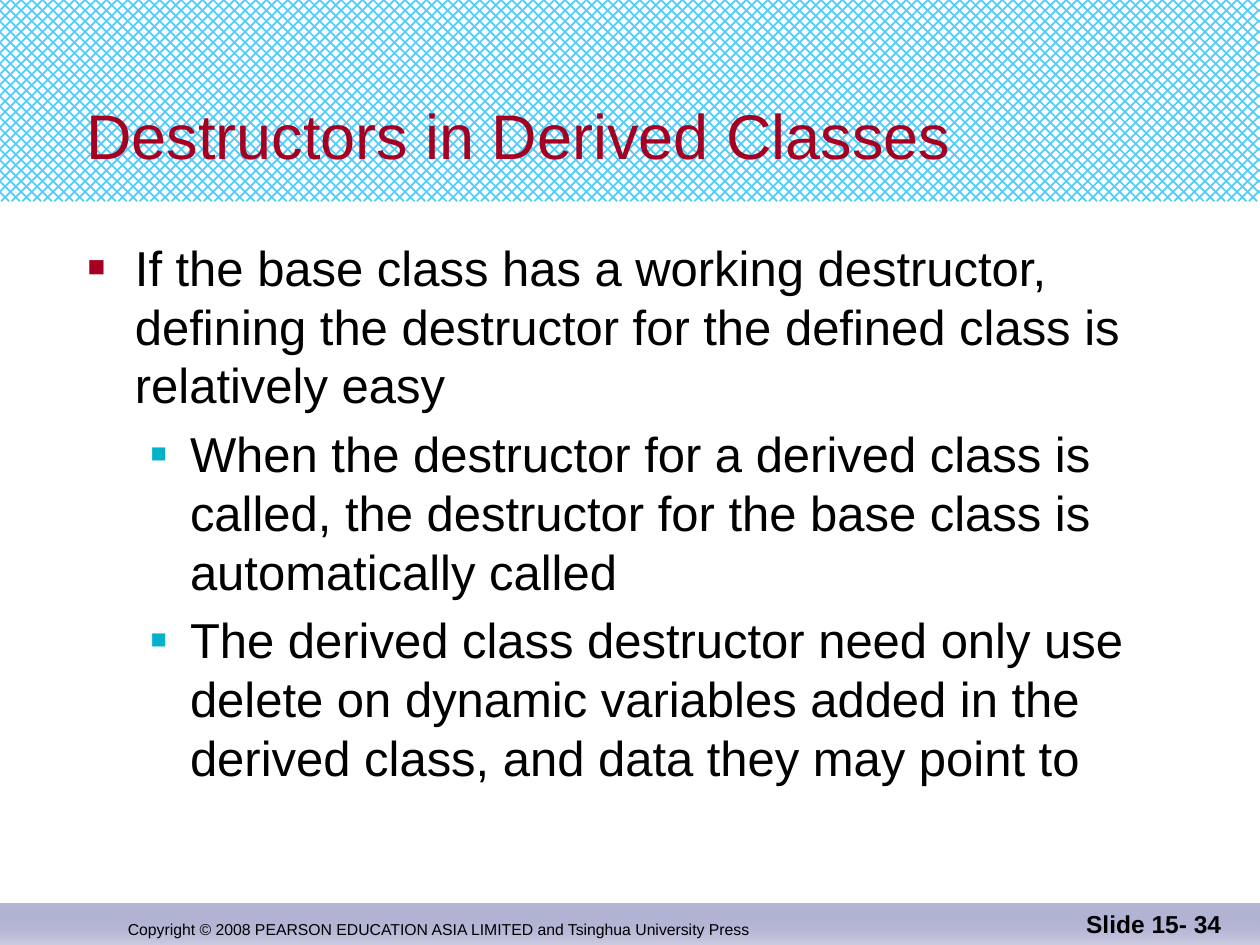
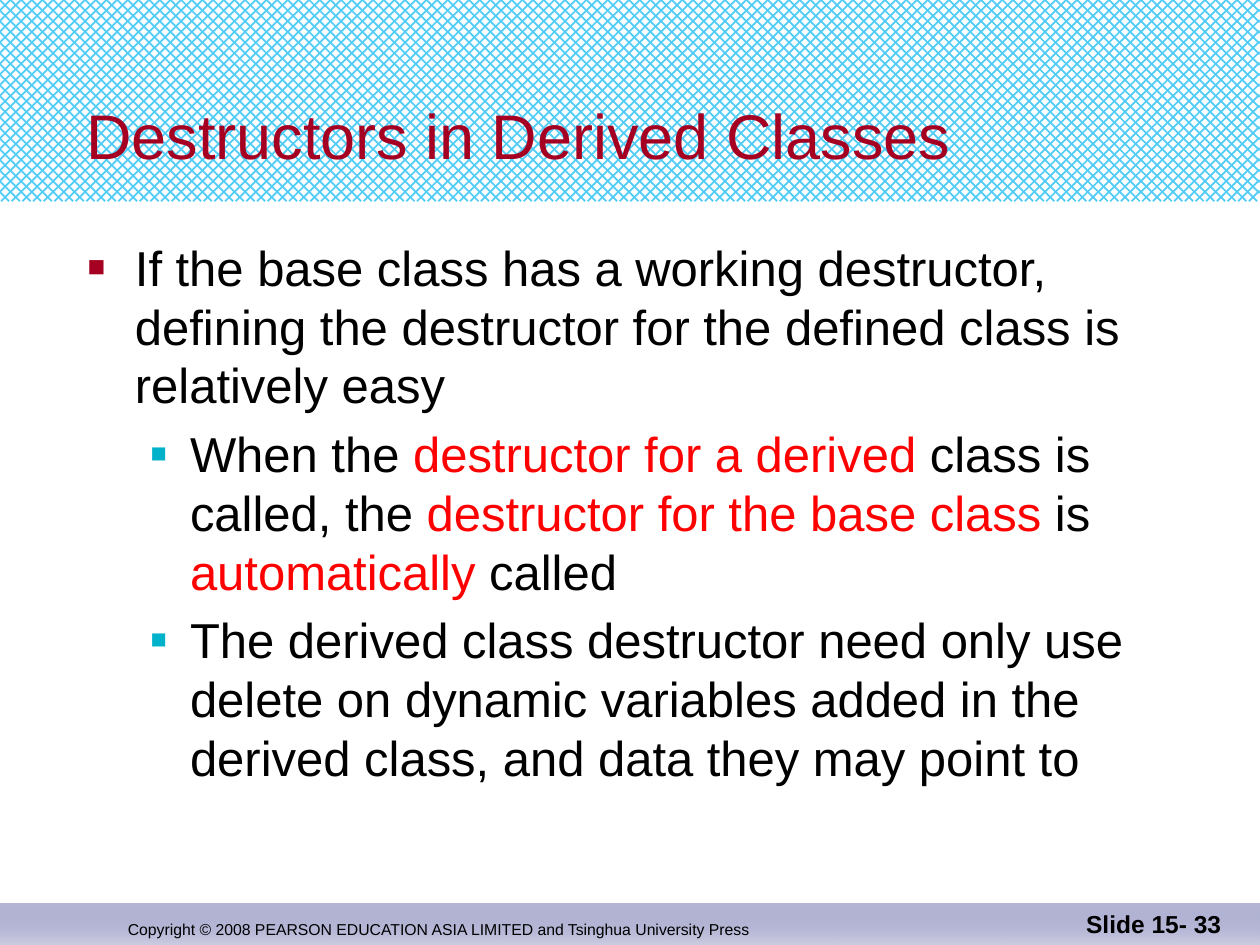
Before and after one commit to djuanbei/CPLUSPLUS, a slide deck: slide 33 of ppt/Chapter 15.pptx (slide 34 before the commit). Drawn at 1260x945 pixels with LibreOffice and Linux fonts; fonts in the diff are those of the drawing. Boxes give left, top, right and bottom in pixels: in the first picture for what was removed or moved away, otherwise in the second. Text is boxed around its words. In the diff, an @@ line names an element or a change of style, - is before the commit and + after.

```diff
--- a/ppt/Chapter 15.pptx
+++ b/ppt/Chapter 15.pptx
@@ text at (x1=190, y1=436, x2=1090, y2=600): text colour #000000 to #FF0000 in "destructor for a derived destructor for the ..." @@
@@ page number at (x1=1086, y1=915, x2=1221, y2=934): text changed @@
-Slide 15- 34
+Slide 15- 33
```
Also in this commit, not shown: 4 other slides changed, 18 slides removed.
